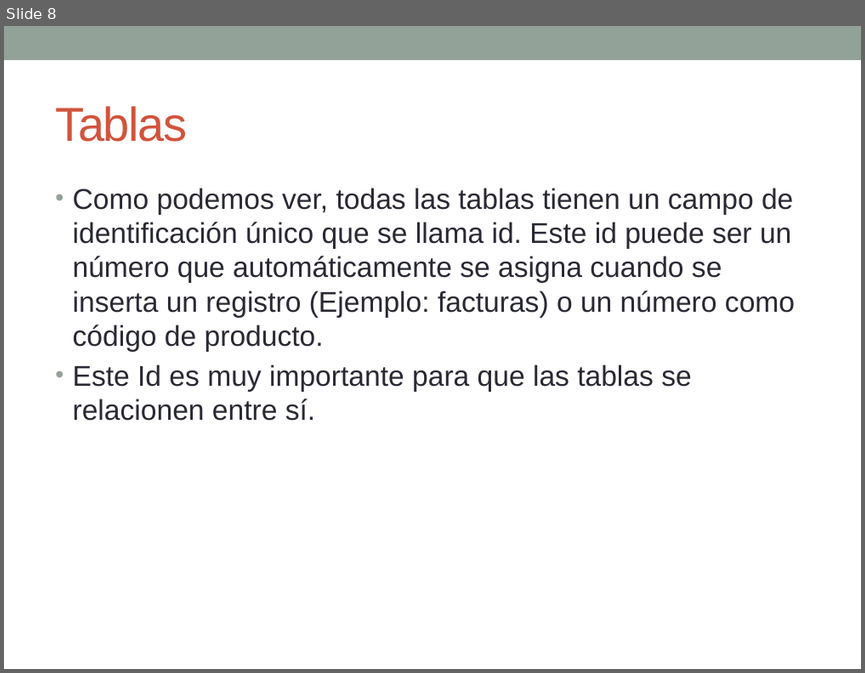
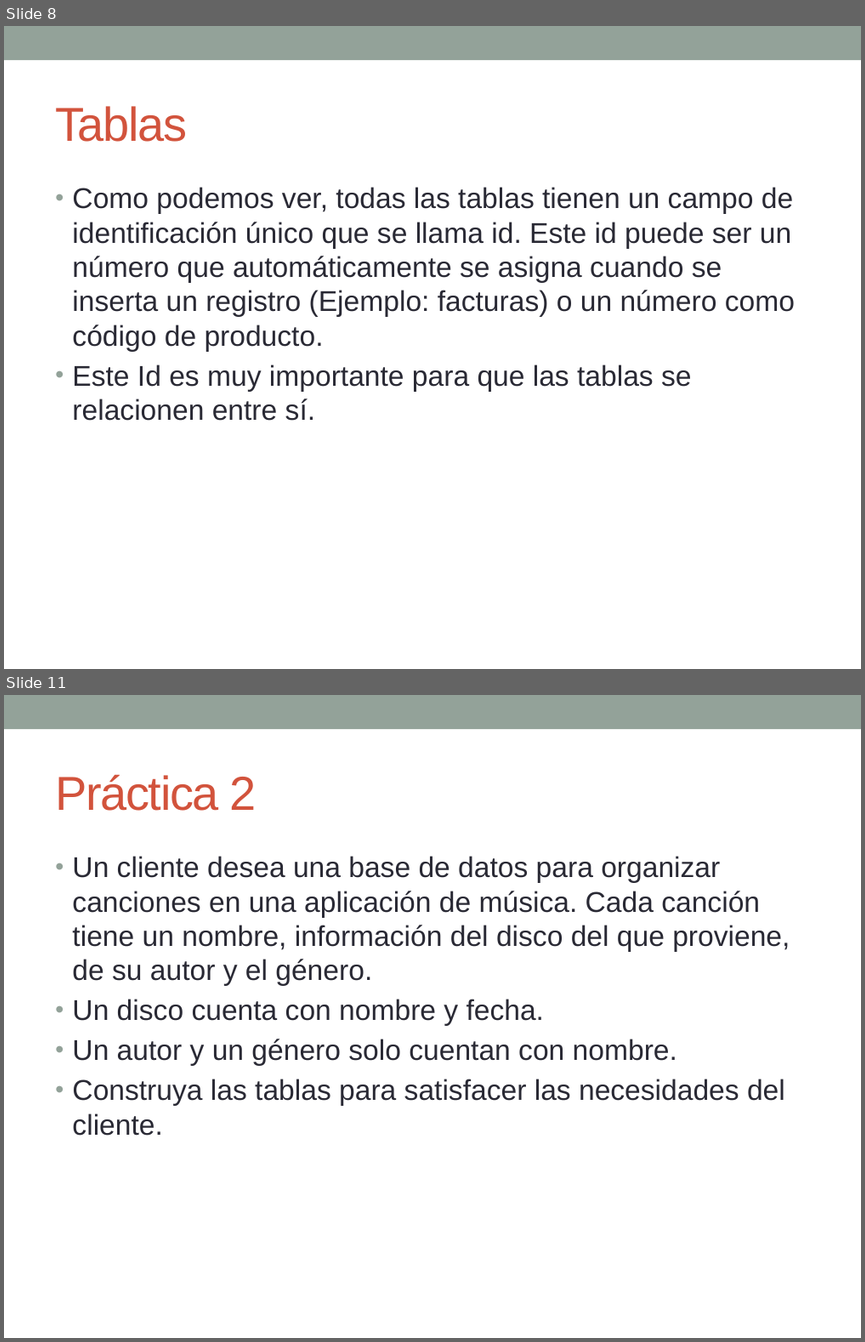
Before and after one commit to esolorzanob/bases_UPI, a slide deck: Semana 1-3.pptx. Shown one above the other, each under a label of ours: slide 8 before the commit, slides 8 and 11 after it; the slides between them are not shown. The pictures are 865x673 and 865x1342 pixels, drawn with LibreOffice and Linux fonts; fonts in the diff are those of the drawing. Boxes give left, top, right and bottom in pixels: in the first picture for what was removed or moved away, otherwise in the second. Text is boxed around its words. In the diff, an @@ line names an element or a change of style, - is before the commit and + after.

Commit message:
actualizada presentacion para semana 2

```diff
--- a/Semana 1-3.pptx
+++ b/Semana 1-3.pptx
@@ slide 11 added at (4,695,861,1338), background #FFFFFF; not listed: 1 template element that a slide beside it also shows @@
@@ text added at (55,774,256,811), 40 pt, text #D2533C @@
+Práctica 2
@@ text added at (72,856,789,1135), 24 pt, text #292934 @@
+• Un cliente desea una base de datos para organizar canciones en una aplicación de música. Cada canción tiene un nombre, información del disco del que proviene, de su autor y el género.
+• Un disco cuenta con nombre y fecha.
+• Un autor y un género solo cuentan con nombre.
+• Construya las tablas para satisfacer las necesidades del cliente.
```
Also in this commit, not shown: 5 other slides added.
